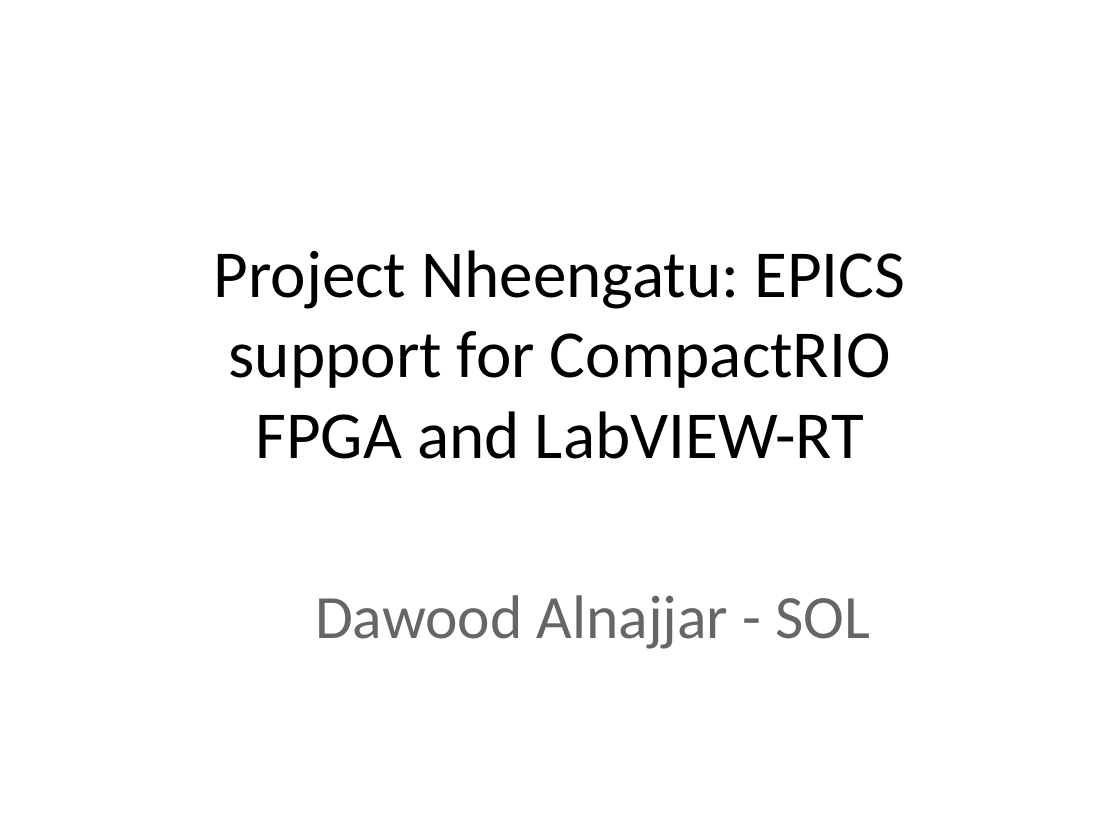
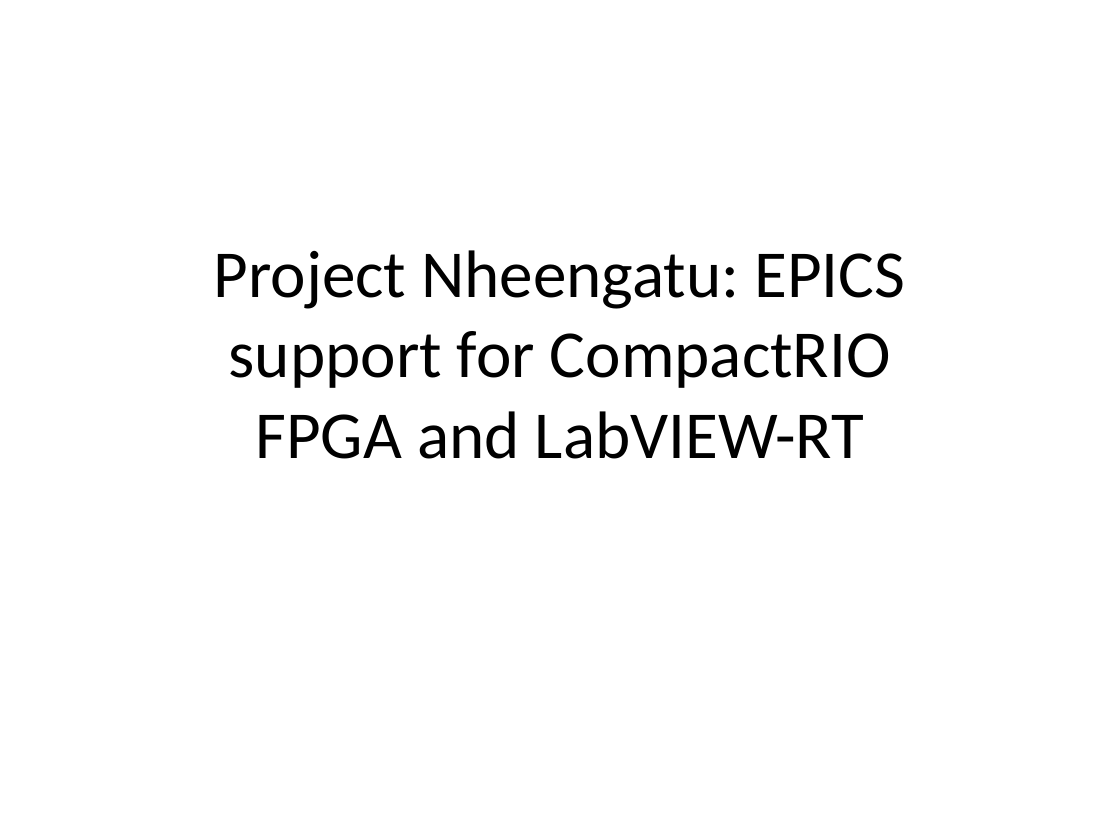
Before and after one commit to lnls-sol/project-nheengatu, a slide deck: slide 1 of docs/CRIO-EPICs-integration.odp. Drawn at 1120x840 pixels with LibreOffice and Linux fonts; fonts in the diff are those of the drawing; background and template pictures are left out. Boxes give left, top, right and bottom in pixels: in the first picture for what was removed or moved away, otherwise in the second. Text is boxed around its words. In the diff, an @@ line names an element or a change of style, - is before the commit and + after.

```diff
--- a/docs/CRIO-EPICs-integration.odp
+++ b/docs/CRIO-EPICs-integration.odp
@@ title removed at (315,595,870,649) @@
-Dawood Alnajjar - SOL
```
Also in this commit, not shown: 14 other slides changed, 5 slides added, 1 slide removed, 1 other file.
